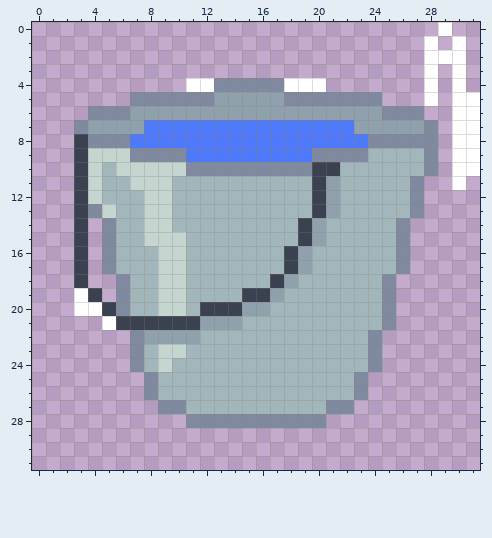
Pixel-art sprite -- VideoGame/VideoGame/Content/Sprites/Items/Medicine/BucketOfWater.png. Above is the file before it was changed.
The file is 32x32 pixels.
Now the later version:
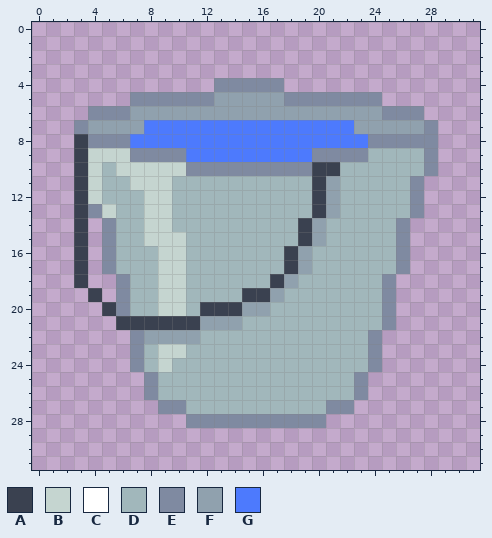
Palette (. is transparent): A #3a4150  B #c5d5d0  C #ffffff  D #a1b7bb  E #7f8aa1  F #90a1ae  G #4d7afd
Changes in this commit:
Colour C is removed in row 0 at x 29; in row 1 at x 28 and 30; in row 2 at x 28 to 30; in row 3 at x 28 and 30; in row 4 at x 11 to 12, 18 to 20, 28 and 30; in row 5 at x 28 and 30 to 31.
Colour C is removed in rows 6 to 10 at x 30 to 31; in row 11 at x 30; in row 19 at x 3; in row 20 at x 3 to 4; in row 21 at x 5.
